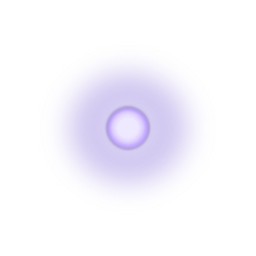
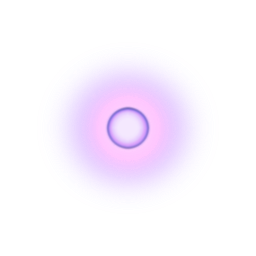
Layer changes from the first 256 × 256 image to the second:
"cursor middle": opacity 71% → 76%, painted on it over [108, 108, 147, 147]
"cursor middle2": opacity 100% → 85%, painted on it over [105, 106, 151, 151]
painted on "cursor middle3" over [104, 105, 152, 151]
hid "cursor", opacity 100% → 44%, painted on it over [103, 103, 153, 153]
painted on "Shadow" over [104, 104, 152, 152]
"Bloom": opacity 77% → 67%, painted on it over [56, 60, 200, 197]
